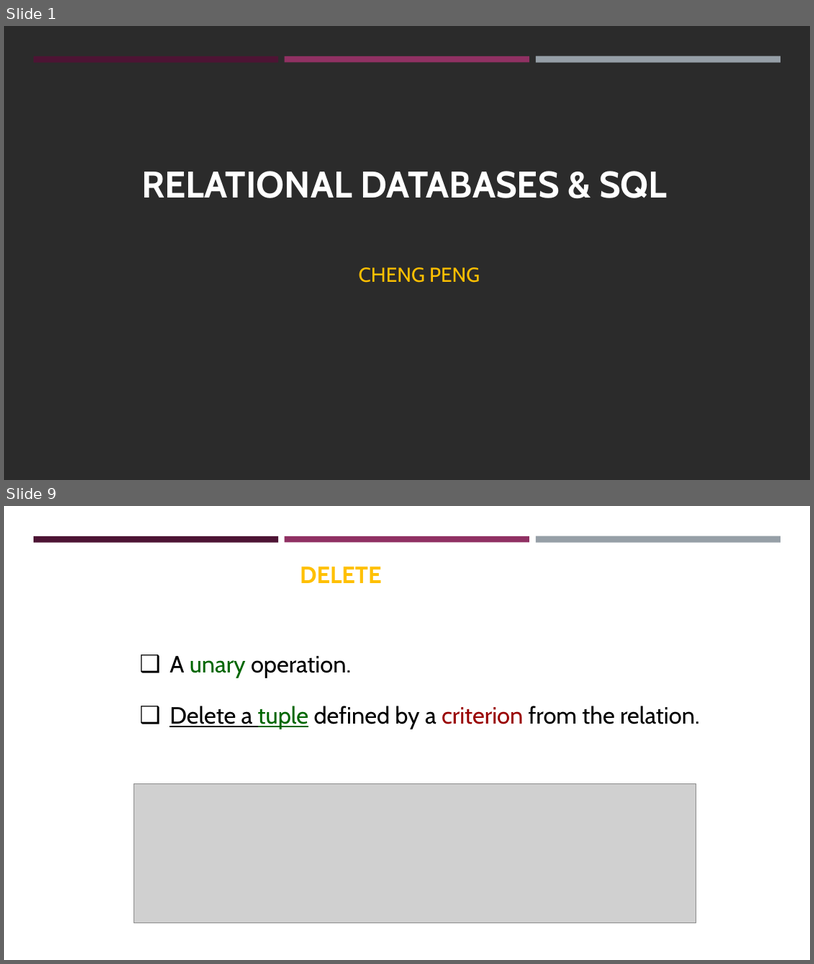
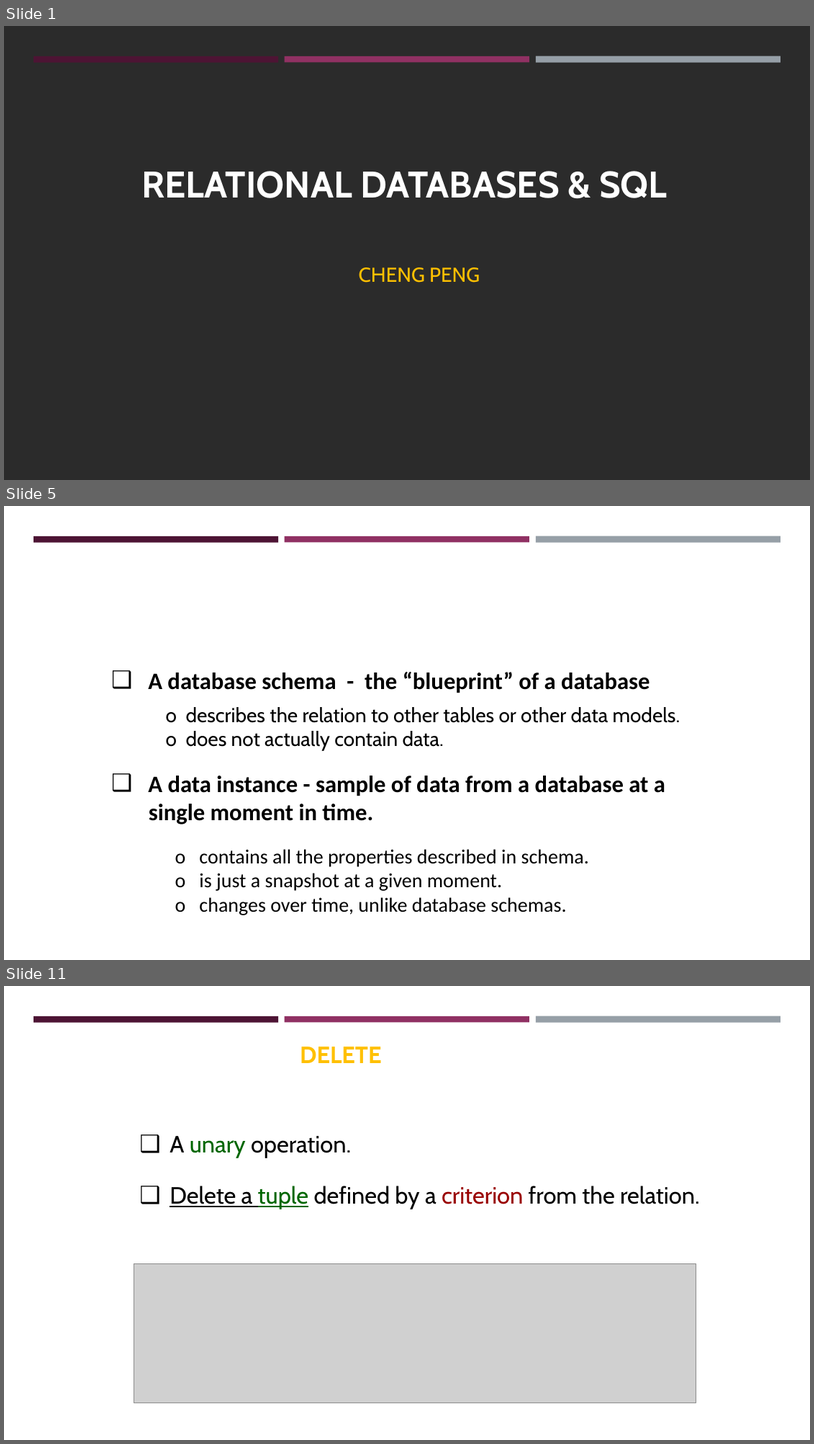
Before and after one commit to pengdsci/STA490, a slide deck: w06/sql/w10-STA321Relational-Database-SQL-Clauses.pptx. Shown one above the other, each under a label of ours: slides 1 and 9 before the commit, slides 1, 5 and 11 after it; the slides between them are not shown. The pictures are 814x964 and 814x1444 pixels, drawn with LibreOffice and Linux fonts; fonts in the diff are those of the drawing; grey boxes stand for pictures; background and template pictures are left out; a plain dark background stands for a picture behind light text. Boxes give left, top, right and bottom in pixels: in the first picture for what was removed or moved away, otherwise in the second. Text is boxed around its words. In the diff, an @@ line names an element or a change of style, - is before the commit and + after.

```diff
--- a/w06/sql/w10-STA321Relational-Database-SQL-Clauses.pptx
+++ b/w06/sql/w10-STA321Relational-Database-SQL-Clauses.pptx
@@ slide 5 added at [4,506,810,960], background #FFFFFF; not listed: 3 template elements that a slide beside it also shows @@
@@ text added at [148,672,681,915], 24 pt, text #000000 @@
+❑ A database schema - the “blueprint” of a database
+o describes the relation to other tables or other data models.
+o does not actually contain data.
+❑ A data instance - sample of data from a database at a
+single moment in time.
+o contains all the properties described in schema.
+o is just a snapshot at a given moment.
+o changes over time, unlike database schemas.
@@ title added at [412,897,566,912], 28 pt, text #FFFFFF, bold @@
+RELATIONAL DATABASE: SCHEMAS
@@ what was slide 9 is now slide 11 @@
```
Also in this commit, not shown: 14 slides changed, 1 other slide added.
